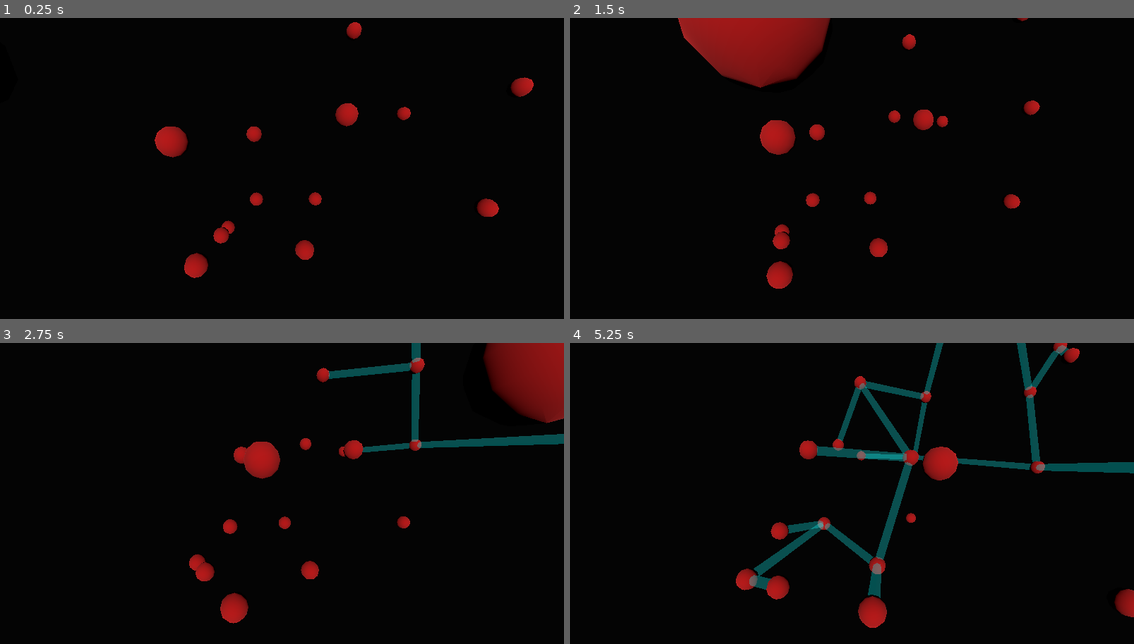
Above: before the commit, frames 1-4 (two rows, left to right).
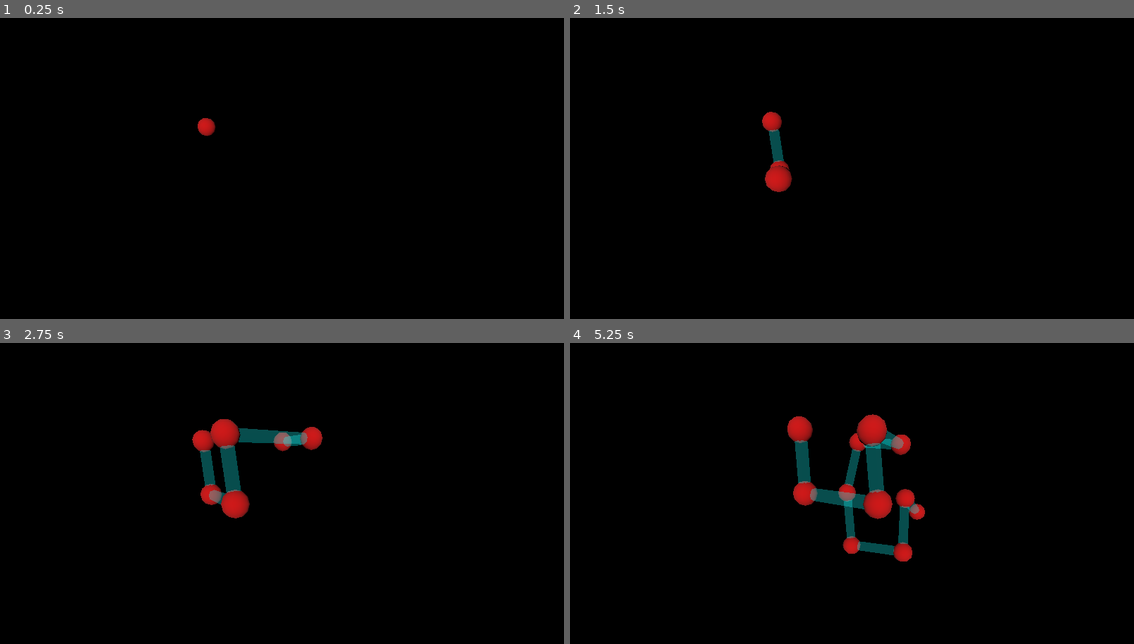
Above: after the commit, the same moments.

Repository: Goldenlion5648/GodotAnimations
Game: Godot game, scene res://main.tscn
Same seed, same stepped clock (60 frames per second), same inputs: the game is played once before the commit and once after it.
Inputs:
- Up to frame 1 (0.25 s): no input
- Up to frame 2 (1.5 s): no input
- Up to frame 3 (2.75 s): no input
- Up to frame 4 (5.25 s): no input

The runs differ from the first frame. In frame 1, 2.3% of the frame differs, in the area x 27-95%, y 1-87%; in frame 2, 7.2%; in frame 3, 9.5%; in frame 4, 11%, in the area x 29-100%, y 0-95%.

Commit message:
before video edits

Diff:
--- /dev/null
+++ b/Globals.gd
@@ -0,0 +1,3 @@
+extends Node
+
+var seed = 13
--- /dev/null
+++ b/constellations/constellations_background.gd
@@ -0,0 +1,31 @@
+extends Node2D
+
+var lines = []
+# Called when the node enters the scene tree for the first time.
+func _ready() -> void:
+	for i in range(3):
+		var current = Line2D.new()
+		for j in range(5):
+			current.add_point(get_random_point_on_screen())
+
+		current.default_color = Color.RED
+		add_child(current)
+		print(current.points)
+		lines.append(current)
+	print(lines)
+	pass # Replace with function body.
+
+func get_random_point_on_screen():
+	var screen_size = get_viewport().size
+	return Vector2(randi_range(0, screen_size.x), randi_range(0, screen_size.y))
+
+func move_points():
+	for line in lines:
+		var current_line = line as Line2D
+		for i in range(len(current_line.points)):
+			current_line.set_point_position(i, current_line.get_point_position(i))
+
+
+# Called every frame. 'delta' is the elapsed time since the previous frame.
+func _process(delta: float) -> void:
+	pass
--- /dev/null
+++ b/constellations/constellations_background.tscn
@@ -0,0 +1,6 @@
+[gd_scene load_steps=2 format=3 uid="uid://cqw2ynihelied"]
+
+[ext_resource type="Script" path="res://constellations/constellations_background.gd" id="1_omay5"]
+
+[node name="constellations_background" type="Node2D"]
+script = ExtResource("1_omay5")
--- /dev/null
+++ b/constellations/moving_point.gd
@@ -0,0 +1,3 @@
+extends Node
+
+class_name MovingPoint
--- a/graphing.gd
+++ b/graphing.gd
@@ -17,24 +17,25 @@
 		noise.noise_type = FastNoiseLite.NoiseType.TYPE_PERLIN
 #		noise.seed = i
 		noise.fractal_octaves = 5
-		noise.frequency = 0.03
+		noise.frequency = 0.013
 		noises.append(noise)
 	var children_made = []
-	var value_offset_mult = 100
+	var value_offset_mult = 60
 	var centering_offset = Vector3(grid_dim * 1.0 / 2, grid_dim * 1.0 / 2, grid_dim * 1.0 / 2)
 	for x in range(grid_dim):
 		for y in range(grid_dim):
 			for z in range(grid_dim):
 				var z_pos = z
 				var current_point = sphere_point.instantiate() as CSGSphere3D
-
+				current_point.visible = false
 #				print(noises[0].get_noise_1d(x))
 #				print(noises[1].get_noise_1d(y))
 #				print(noises[2].get_noise_1d(z))
 				current_point.position = (Vector3(
-							noises[0].get_noise_2d(x, y) * value_offset_mult,
-							noises[1].get_noise_2d(z, y) * value_offset_mult,
-							noises[2].get_noise_2d(x, z)  * value_offset_mult
+#							x, y, z
+							randf_range(-.2, .2) + noises[0].get_noise_3d(x, x, y) * value_offset_mult,
+							randf_range(-.2, .2) + noises[1].get_noise_3d(z, y, y) * value_offset_mult,
+							randf_range(-.2, .2) + noises[2].get_noise_3d(z, z, z) * value_offset_mult
 						) - centering_offset)
 				add_child(current_point)
 				children_made.append(current_point)
@@ -46,24 +47,31 @@
 	var all_children = get_children().filter(func(x):
 				return x is CSGSphere3D
 				)
+	var current_seed = Globals.seed
+	Globals.seed += 1
+	current_seed = 21
+	prints("current_seed", current_seed)
+	seed(current_seed)
 	all_children.shuffle()
 	var seen = {}
 	var current_node = all_children.pop_back()
 	seen[current_node.position] = true
 	var prev: Node3D = current_node
-	for i in range(all_children.size()/2):
+	prev.visible = true
+	var lines_coming_off = 1
+	for i in range(all_children.size()/lines_coming_off):
 		await get_tree().create_timer(.5).timeout
 #		print(all_children)
 		all_children.sort_custom(func(node_a: Node3D, node_b: Node3D):
 					return node_a.position.distance_to(prev.position) < node_b.position.distance_to(prev.position)
 		)
-		var chosen
-		for j in range(2):
+		var chosen: Node3D
+		for j in range(lines_coming_off):
 			chosen = all_children.pop_front()
 			while chosen.position in seen:
-				chosen = all_children.pop_front()
+				chosen = all_children.pop_front() as Node3D
 			seen[chosen.position] = true
-
+			chosen.visible = true
 			var current_path = my_path.instantiate() as MyPath
 			add_child(current_path)
 			current_path.line_3d_scale = .1
@@ -74,5 +82,6 @@
 # Called every frame. 'delta' is the elapsed time since the previous frame.
 func _process(delta: float) -> void:
 	rotate(Vector3(0, 1, 0), deg_to_rad(.2))
+#	rotate(Vector3(0, 0, 1), deg_to_rad(.1))
 	if Input.is_action_just_pressed("reset"):
 		get_tree().reload_current_scene()
--- a/project.godot
+++ b/project.godot
@@ -15,6 +15,10 @@
 config/features=PackedStringArray("4.1", "Forward Plus")
 config/icon="res://icon.svg"
 
+[autoload]
+
+Globals="*res://Globals.gd"
+
 [input]
 
 reset={
@@ -25,4 +29,4 @@
 
 [rendering]
 
-environment/defaults/default_clear_color=Color(0.0156863, 0.0156863, 0.0156863, 1)
+environment/defaults/default_clear_color=Color(0, 0, 0, 1)
--- /dev/null
+++ b/shaders/sphere_point.gdshader
@@ -0,0 +1,14 @@
+shader_type spatial;
+uniform sampler2D noise;
+void fragment() {
+	// Place fragment code here.
+	ALBEDO = vec3(.8, 0, 0);
+}
+
+void vertex() {
+
+//	vec4 tex = texture(noise, vec2(TIME, 0.5));
+//	float current_value = (cos(TIME) / (sin(TIME)));
+//	if(abs(current_value) < tex.x)
+//		VERTEX.y += current_value;
+}
--- a/single_cube.tres
+++ b/single_cube.tres
@@ -40,7 +40,6 @@
 
 }
 "
-graph_offset = Vector2(-236.269, 35.9997)
 nodes/fragment/2/node = SubResource("VisualShaderNodeVectorCompose_fejf7")
 nodes/fragment/2/position = Vector2(-60, 180)
 nodes/fragment/3/node = SubResource("VisualShaderNodeFloatConstant_dsbrw")
--- a/sphere_point.tscn
+++ b/sphere_point.tscn
@@ -1,8 +1,25 @@
-[gd_scene load_steps=2 format=3 uid="uid://c4i8lb4qdec3b"]
+[gd_scene load_steps=6 format=3 uid="uid://c4i8lb4qdec3b"]
 
-[sub_resource type="StandardMaterial3D" id="StandardMaterial3D_nr3oj"]
-albedo_color = Color(0.698039, 0, 0, 1)
+[ext_resource type="Shader" path="res://shaders/sphere_point.gdshader" id="1_girpy"]
+
+[sub_resource type="Gradient" id="Gradient_x081a"]
+offsets = PackedFloat32Array(0, 0.434783, 1)
+colors = PackedColorArray(0, 0, 0, 1, 0.177258, 0.177258, 0.177258, 1, 1, 1, 1, 1)
+
+[sub_resource type="FastNoiseLite" id="FastNoiseLite_ufpaa"]
+
+[sub_resource type="NoiseTexture2D" id="NoiseTexture2D_r3t4d"]
+in_3d_space = true
+seamless = true
+as_normal_map = true
+color_ramp = SubResource("Gradient_x081a")
+noise = SubResource("FastNoiseLite_ufpaa")
+
+[sub_resource type="ShaderMaterial" id="ShaderMaterial_4r4i2"]
+render_priority = 0
+shader = ExtResource("1_girpy")
+shader_parameter/noise = SubResource("NoiseTexture2D_r3t4d")
 
 [node name="sphere_point" type="CSGSphere3D"]
 transform = Transform3D(0.4, 0, 0, 0, 0.4, 0, 0, 0, 0.4, 0, 0, 0)
-material = SubResource("StandardMaterial3D_nr3oj")
+material = SubResource("ShaderMaterial_4r4i2")
--- /dev/null
+++ b/texture_rect.tscn
@@ -0,0 +1,12 @@
+[gd_scene load_steps=3 format=3 uid="uid://my84o5y2tftt"]
+
+[sub_resource type="FastNoiseLite" id="FastNoiseLite_cgpkg"]
+noise_type = 3
+
+[sub_resource type="NoiseTexture2D" id="NoiseTexture2D_f5hhs"]
+noise = SubResource("FastNoiseLite_cgpkg")
+
+[node name="TextureRect" type="TextureRect"]
+offset_right = 40.0
+offset_bottom = 40.0
+texture = SubResource("NoiseTexture2D_f5hhs")
